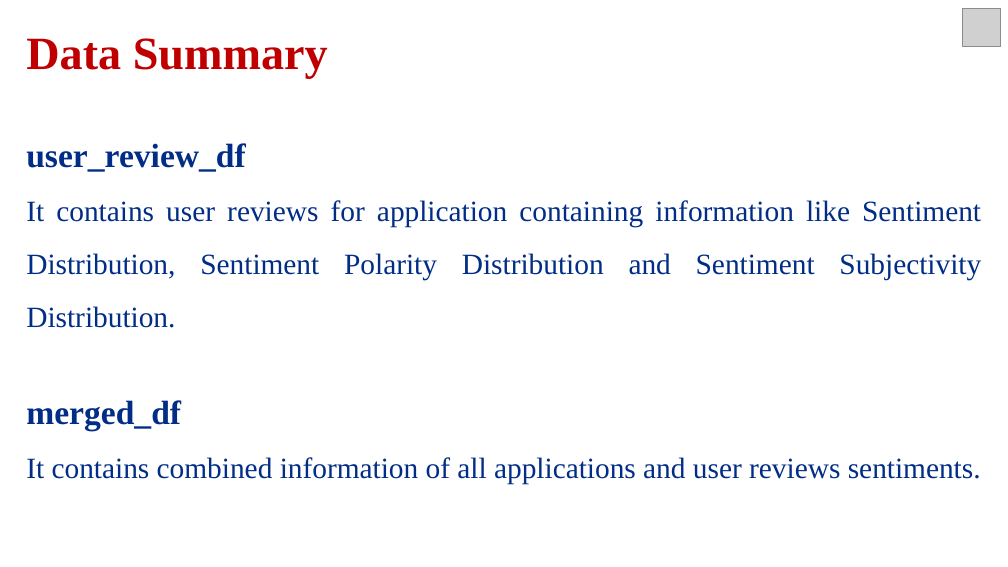
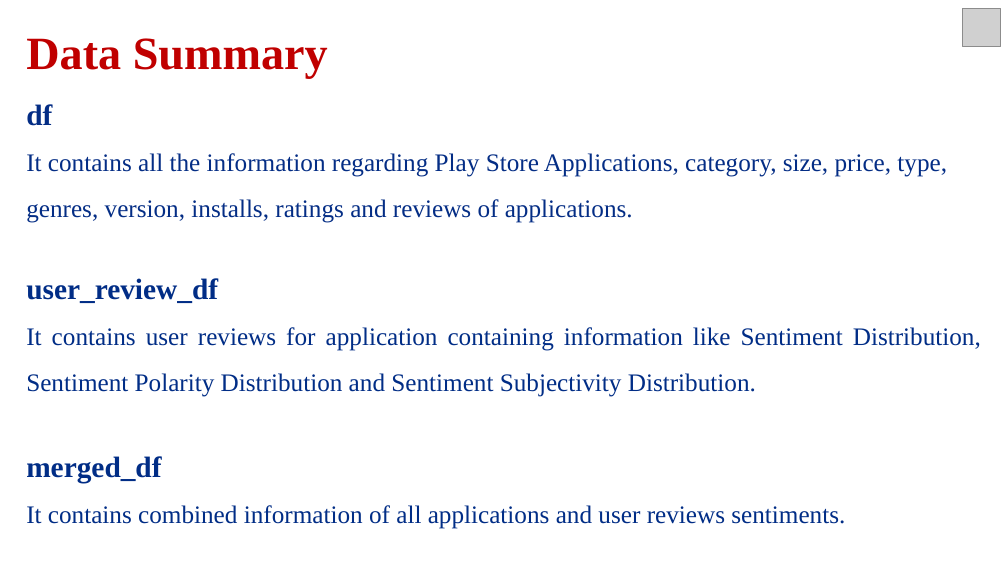
Before and after one commit to vivek16pawar/EDA-CAPSTONE, a slide deck: slide 4 of EDA_Presentation.pptx. Drawn at 1008x567 pixels with LibreOffice and Linux fonts; fonts in the diff are those of the drawing; grey boxes stand for pictures. Boxes give left, top, right and bottom in pixels: in the first picture for what was removed or moved away, otherwise in the second. Text is boxed around its words. In the diff, an @@ line names an element or a change of style, - is before the commit and + after.

```diff
--- a/EDA_Presentation.pptx
+++ b/EDA_Presentation.pptx
@@ text at <box>26,104,947,223</box>: paragraphs added @@
+df
+It contains all the information regarding Play Store Applications, category, size, price, type, genres, version, installs, ratings and reviews of applications.
@@ text at <box>26,278,981,529</box>: size 32 to 28 pt in "user_review_df", "merged_df"; size 28 to 24 pt in "It contains user reviews for application containing ...", "It contains combined information of all applications ..." @@
```
